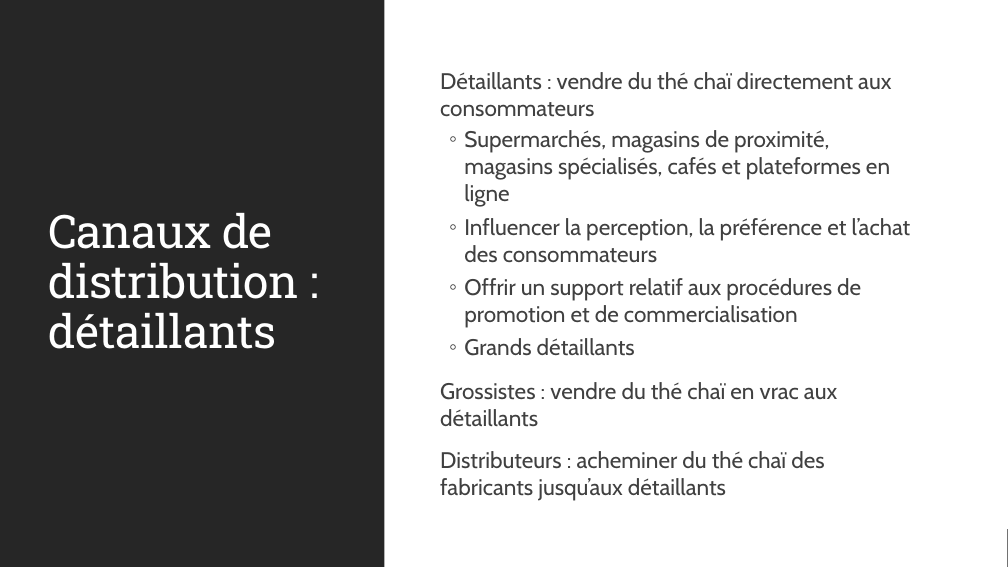
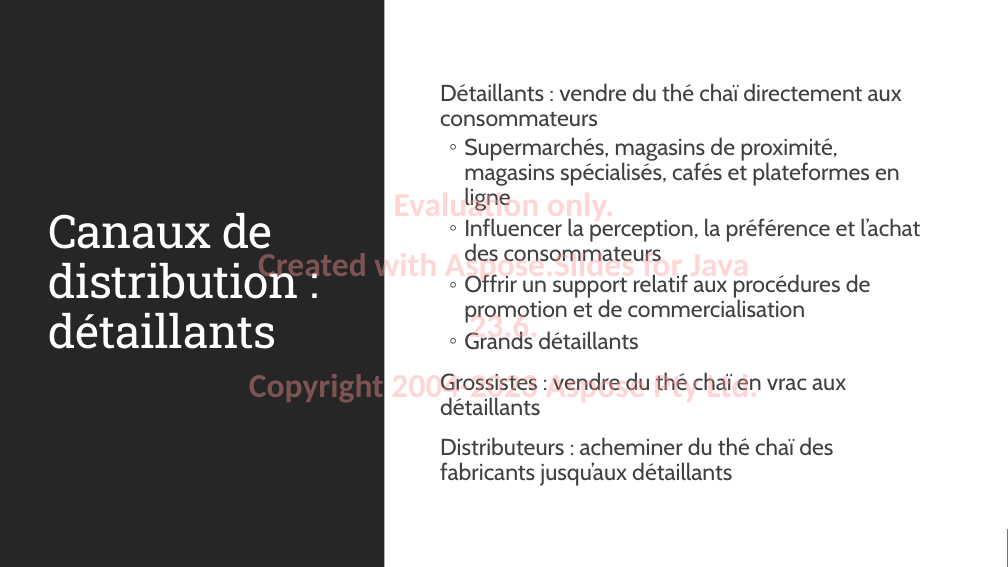
Before and after one commit to MicrosoftLearning/MS-4004-Empower-workforce-copilot-use-cases.fr-fr, a slide deck: slide 8 of ResourceFiles/Mystic Spice Premium Chai Market Analysis Presentation.pptx. Drawn at 1008x567 pixels with LibreOffice and Linux fonts; fonts in the diff are those of the drawing. Boxes give left, top, right and bottom in pixels: in the first picture for what was removed or moved away, otherwise in the second. Text is boxed around its words. In the diff, an @@ line names an element or a change of style, - is before the commit and + after.

```diff
--- a/ResourceFiles/Mystic Spice Premium Chai Market Analysis Presentation.pptx
+++ b/ResourceFiles/Mystic Spice Premium Chai Market Analysis Presentation.pptx
@@ text "Détaillants : vendre du thé ..." at (x1=440, y1=83, x2=920, y2=486): size 21.4 to 22 pt; line spacing 1 to 0.9 @@
@@ text added at (x1=249, y1=188, x2=759, y2=406), 32 pt, text #FF9999 at 40% opacity, bold @@
+Evaluation only.
+Created with Aspose.Slides for Java 23.6.
+Copyright 2004-2023 Aspose Pty Ltd.
```
Also in this commit, not shown: 13 other slides changed, 28 other files.
